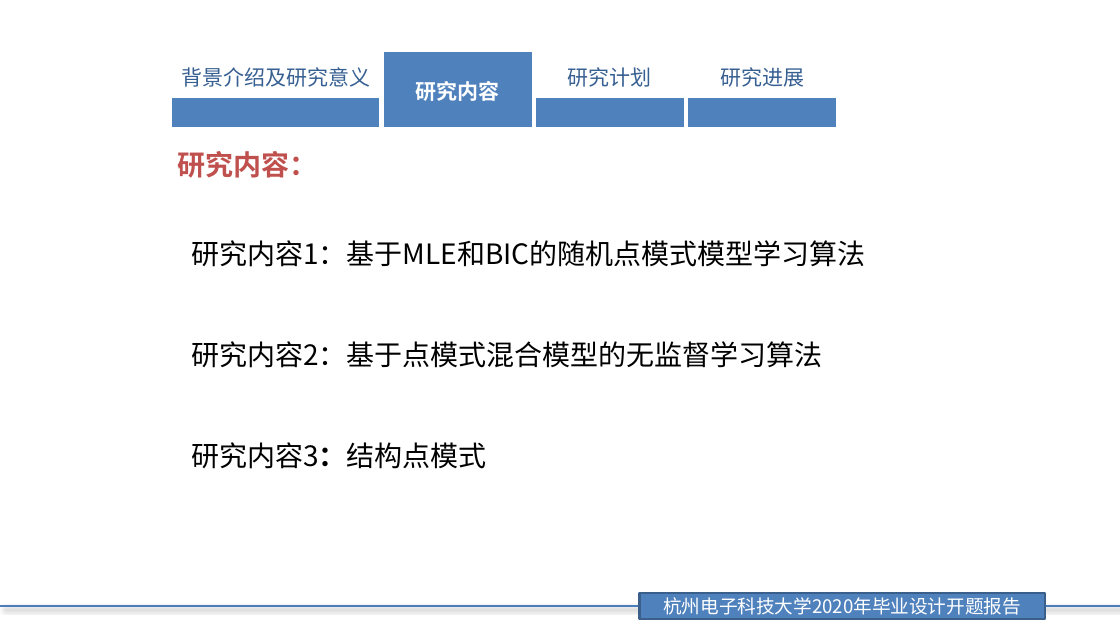
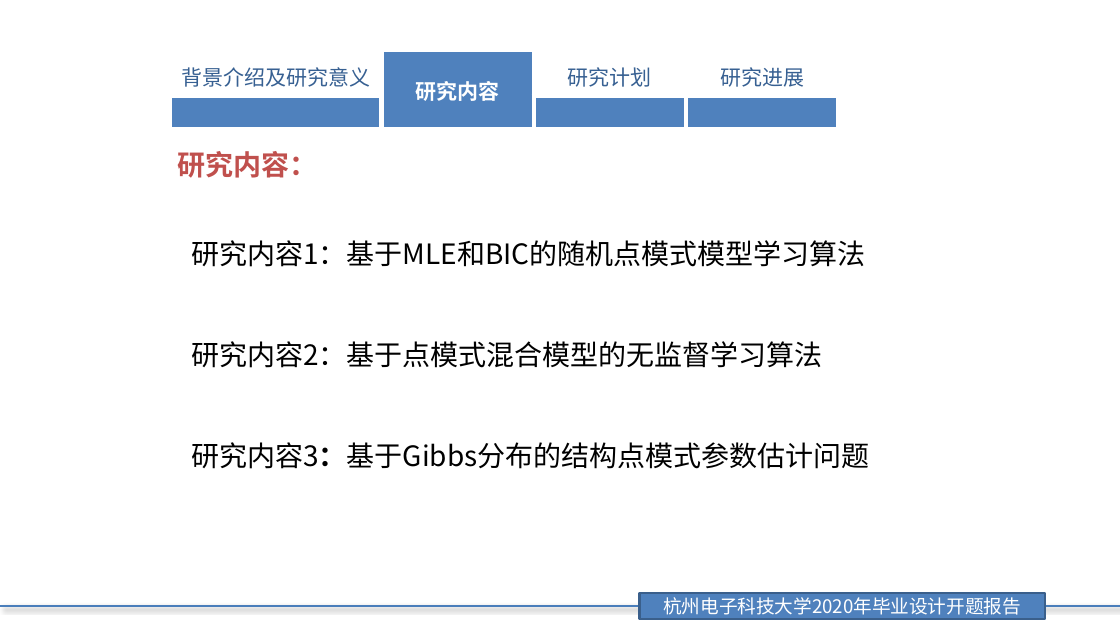
Before and after one commit to JeromeYHj214/Paper-Learning, a slide deck: slide 4 of 杨豪杰开题/论文答辩开题报告(杨豪杰).pptx. Drawn at 1120x630 pixels with LibreOffice and Linux fonts; fonts in the diff are those of the drawing; background and template pictures are left out. Boxes give left, top, right and bottom in pixels: in the first picture for what was removed or moved away, otherwise in the second. Text is boxed around its words. In the diff, an @@ line names an element or a change of style, - is before the commit and + after.

```diff
--- a/杨豪杰开题/论文答辩开题报告(杨豪杰).pptx
+++ b/杨豪杰开题/论文答辩开题报告(杨豪杰).pptx
@@ text at <box>191,442,869,469</box>: text changed @@
-研究内容3：结构点模式
+研究内容3：基于Gibbs分布的结构点模式参数估计问题
```
Also in this commit, not shown: 13 other slides changed, 2 slides added, 1 slide removed.
